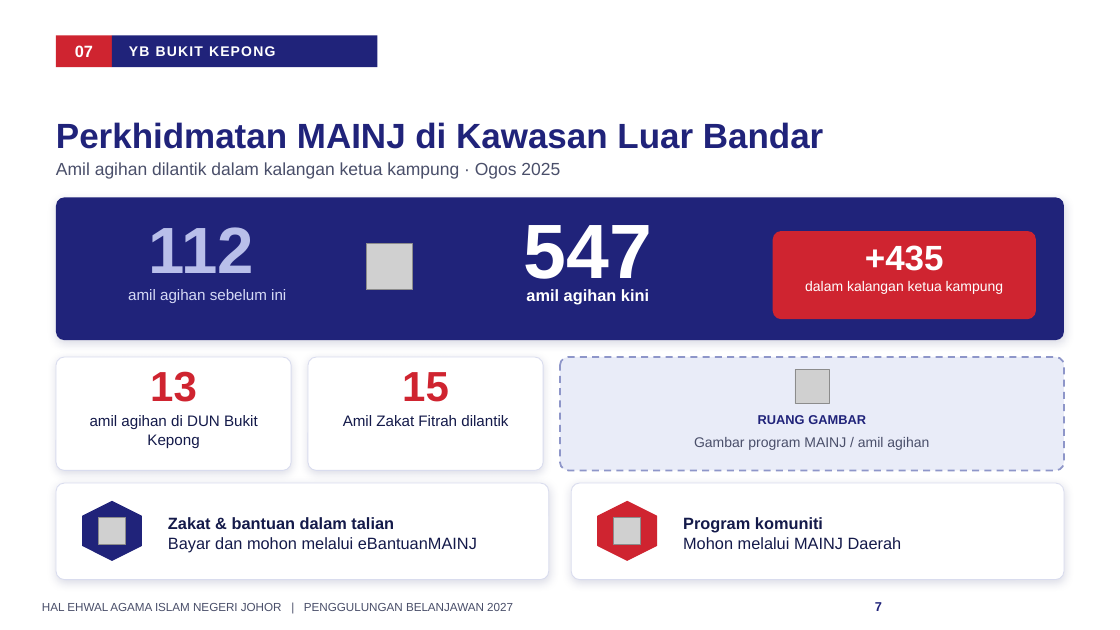
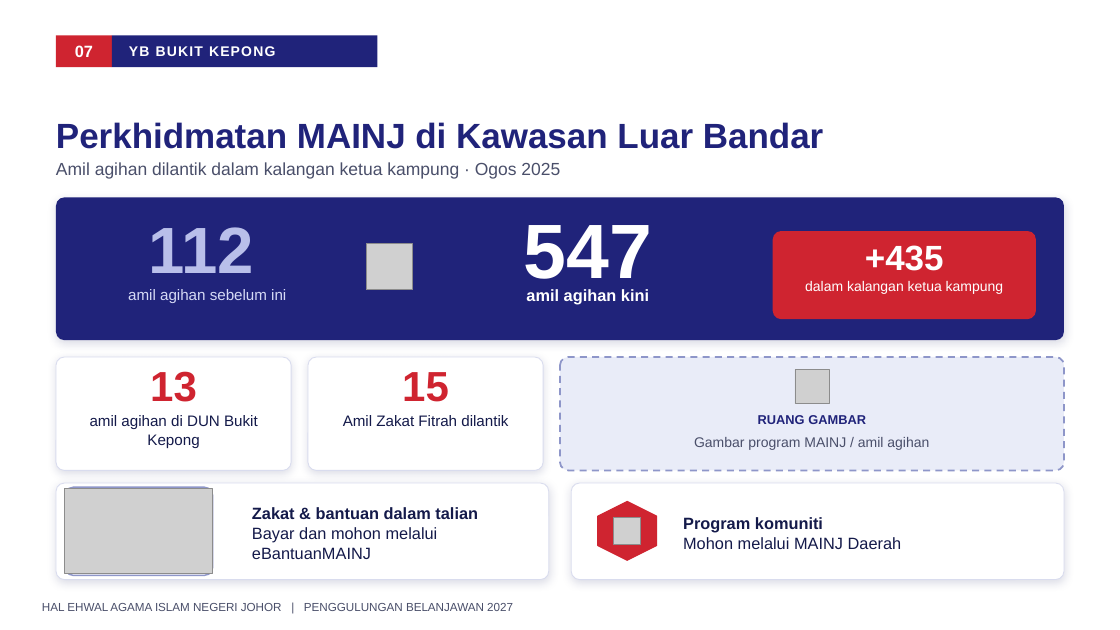
Before and after one commit to nawaljoe/Nawal, a slide deck: slide 7 of output/Penggulungan_Hal_Ehwal_Agama_Islam_2027_16x9.pptx. Drawn at 1120x630 pixels with LibreOffice and Linux fonts; fonts in the diff are those of the drawing; grey boxes stand for pictures; background and template pictures are left out. Boxes give left, top, right and bottom in pixels: in the first picture for what was removed or moved away, otherwise in the second. Text is boxed around its words. In the diff, an @@ line names an element or a change of style, - is before the commit and + after.

```diff
--- a/output/Penggulungan_Hal_Ehwal_Agama_Islam_2027_16x9.pptx
+++ b/output/Penggulungan_Hal_Ehwal_Agama_Islam_2027_16x9.pptx
@@ rounded rectangle at [65, 487, 213, 576]: hexagon to rounded rectangle; fill #20237A to #FFFFFF; outline #20237A 1 pt to #8E96C9 1.25 pt; rotation 90 to 0 degrees @@
@@ picture added at [65, 489, 213, 574] @@
@@ text "Zakat & bantuan dalam talian" rewrapped from [168, 517, 477, 553] to [252, 507, 478, 559] @@
@@ picture removed at [98, 518, 125, 544] @@
@@ page number removed at [875, 602, 882, 611] @@
-7
```
Also in this commit, not shown: 1 other file.
